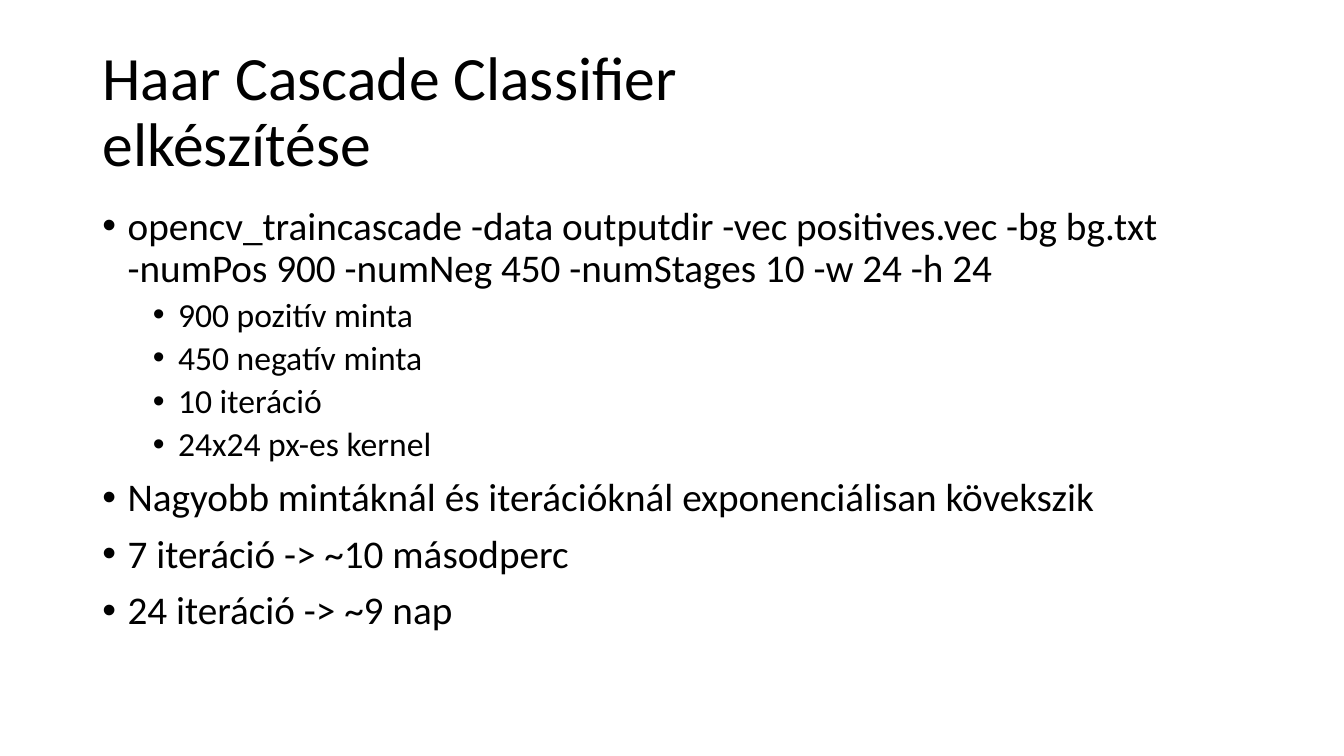
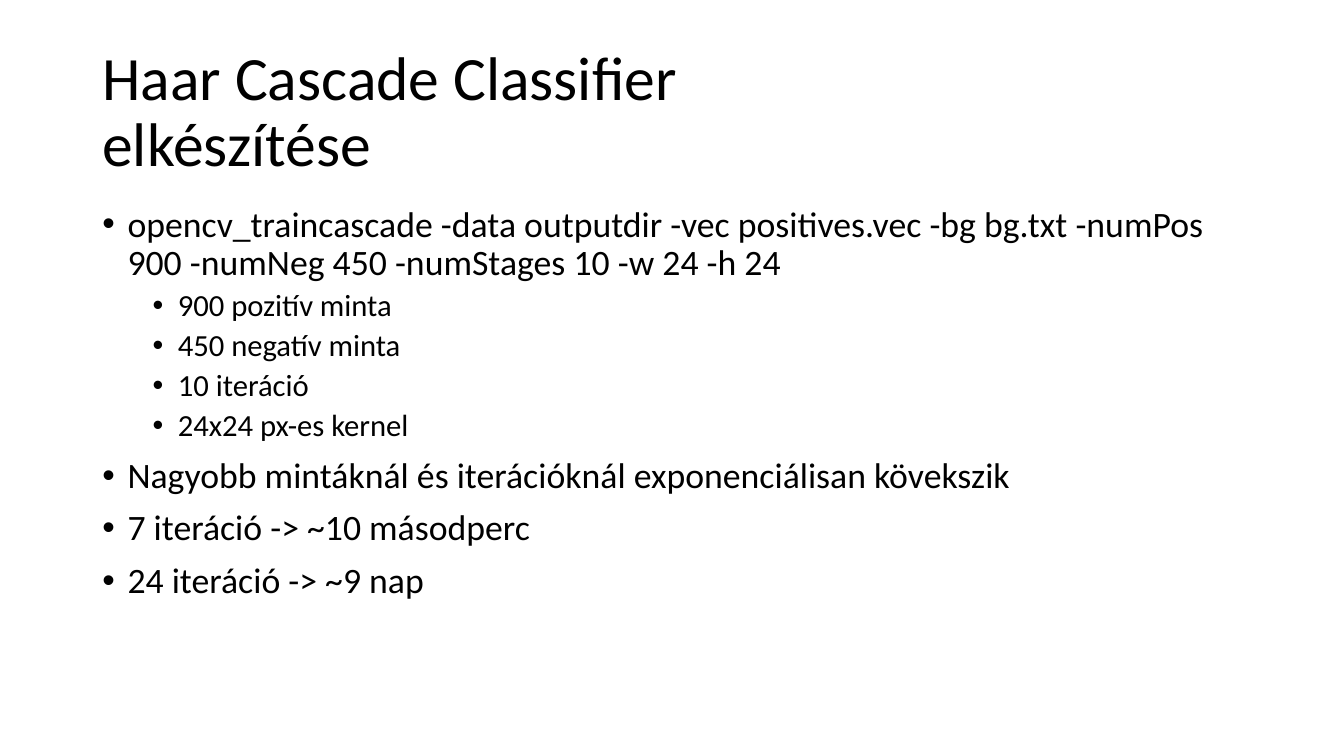
Before and after one commit to balintskach/facedet, a slide deck: slide 5 of skach_balint_facedetection.pptx. Drawn at 1344x756 pixels with LibreOffice and Linux fonts; fonts in the diff are those of the drawing. Boxes give left, top, right and bottom in pixels: in the first picture for what was removed or moved away, otherwise in the second. Text is boxed around its words. In the diff, an @@ line names an element or a change of style, - is before the commit and + after.

```diff
--- a/skach_balint_facedetection.pptx
+++ b/skach_balint_facedetection.pptx
@@ text "opencv_traincascade -data outputdir -vec positives.vec ..." at (128, 212, 1204, 599): size 28 to 25.5 pt in "opencv_traincascade -data outputdir -vec positives.vec -bg b ...", "Nagyobb mintáknál és iterációknál exponenciálisan kövekszik", "7 iteráció -> ~10 másodperc", "24 iteráció -> ~9 nap"; size 24 to 21.8 pt in "900 pozitív minta", "450 negatív minta", "10 iteráció", "24x24 px-es kernel" @@
```
Also in this commit, not shown: 2 other slides changed.
